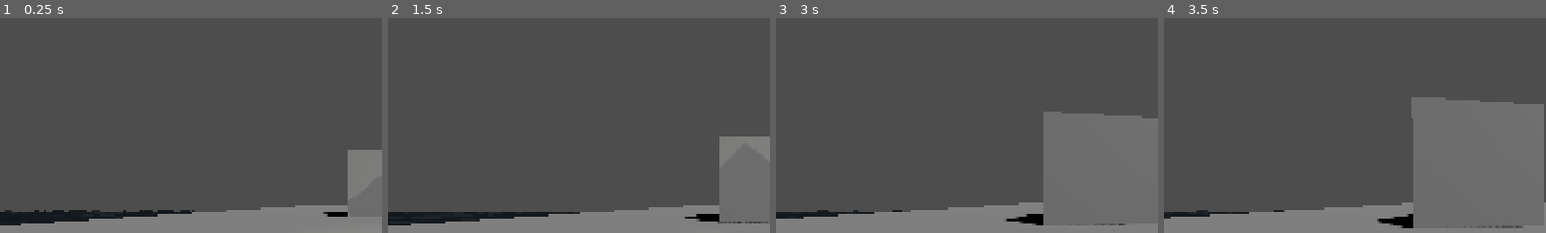
Above: before the commit, frames 1-4 (left to right).
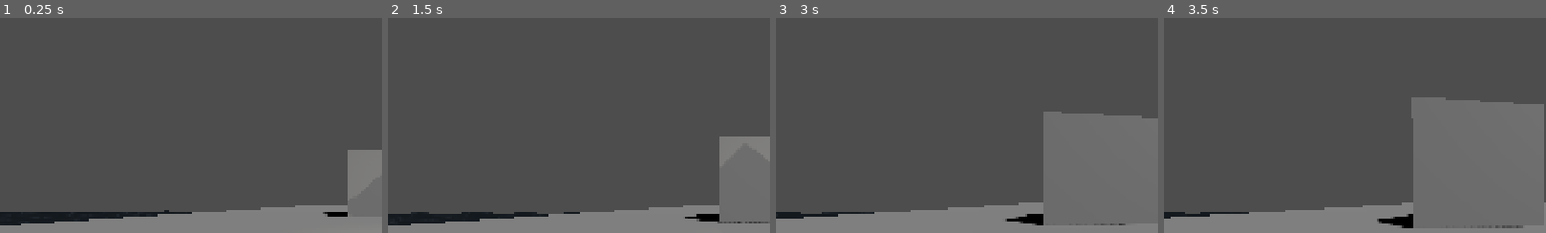
Above: after the commit, the same moments.

Repository: Marko534/godot-fluidsim-lbm
Game: Godot game, scene res://main.tscn
Same seed, same stepped clock (60 frames per second), same inputs: the game is played once before the commit and once after it.
Inputs (mouse positions are % of the whole screen's width and height, from its top left):
- Up to frame 1 (0.25 s): no input
- Up to frame 2 (1.5 s): tap Enter at 0.5 s; move the mouse to (55, 50) at 0.52 s; hold Right mouse button (aim) 0.53-1.28 s; hold W (move_forward) from 0.53 s (still down); move the mouse to (45, 50) at 1.27 s; tap Shift (sprint) at 1.35 s
- Up to frame 3 (3 s): keep holding W (move_forward); move the mouse to (52, 48) at 2.02 s; tap F at 2.1 s; move the mouse to (49, 52) at 2.77 s; tap B at 2.85 s
- Up to frame 4 (3.5 s): keep holding W (move_forward)
The pictures show only the part of the screen within x 0-50%, y 8-58%; the shares and areas given below are measured in that part.

The runs differ from the first frame. In frame 1, 0.2% of the frame differs, in the area x 1-51%, y 89-91%; in frame 2, 0.2%, in the area x 0-46%, y 90-92%; in frame 3, 0.1%; in frame 4, less than 0.1%.

Commit message:
Advanced water with waves added.

Diff:
--- a/main.tscn
+++ b/main.tscn
@@ -26,8 +26,8 @@
 [sub_resource type="PlaneMesh" id="PlaneMesh_7mycd"]
 material = SubResource("ShaderMaterial_lquwl")
 size = Vector2(100, 100)
-subdivide_width = 64
-subdivide_depth = 64
+subdivide_width = 128
+subdivide_depth = 128
 
 [sub_resource type="FastNoiseLite" id="FastNoiseLite_h2yge"]
 
--- a/shader/second_shader.gdshader
+++ b/shader/second_shader.gdshader
@@ -7,10 +7,18 @@
 
 varying vec2 tex_position;
 
+float wave(vec2 position){
+  position += texture(noise, position / 10.0).x * 2.0 - 1.0;
+  vec2 wv = 1.0 - abs(sin(position));
+  return pow(1.0 - pow(wv.x * wv.y, 0.65), 4.0);
+}
 
 float height(vec2 position, float time) {
-  vec2 offset = 0.01 * cos(position + time);
-  return texture(noise, (position / 10.0) - offset).x;
+  float d = wave((position + time) * 0.4) * 0.0000003;
+  d += wave((position - time) * 0.3) * 0.3;
+  d += wave((position + time) * 0.5) * 0.2;
+  d += wave((position - time) * 0.6) * 0.2;
+  return d;
 }
 
 void vertex() {
